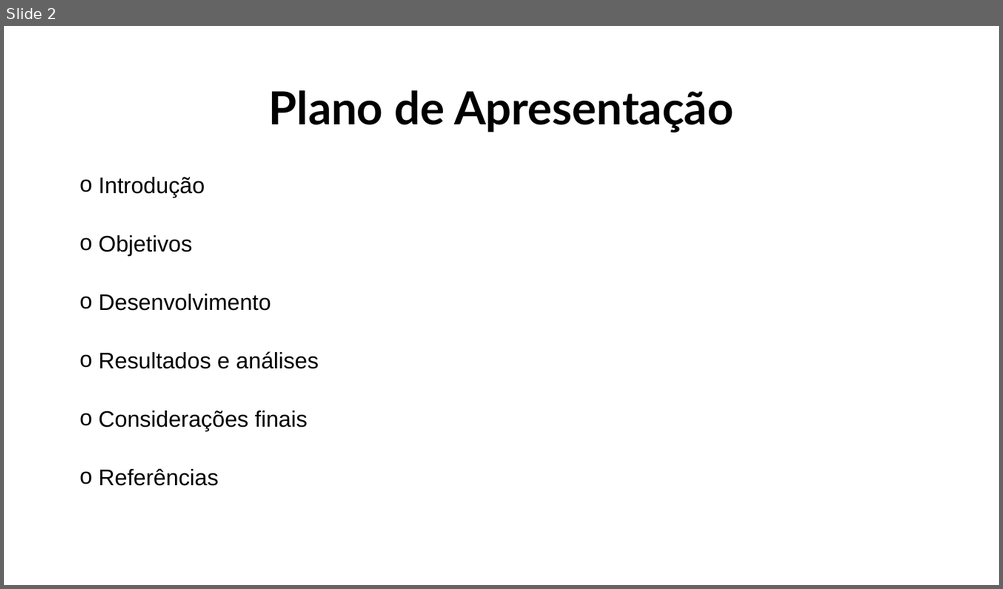
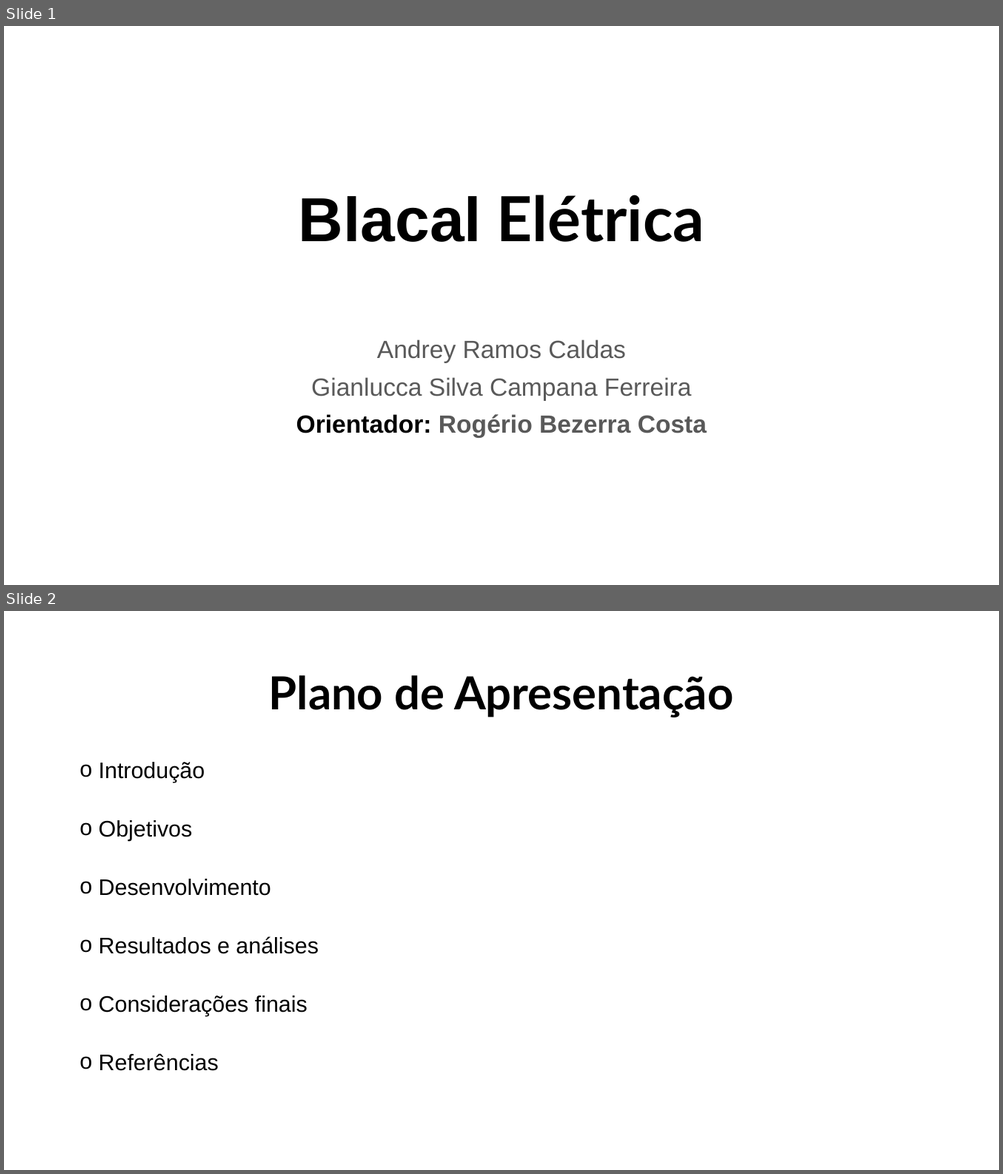
Before and after one commit to GianluccaCampana/Tcc, a slide deck: capa DVD/Modelo de Apresentacao CPS - ETEC ZL.pptx. Shown one above the other, each under a label of ours: slide 2 before the commit, slides 1 and 2 after it. The pictures are 1003x589 and 1003x1174 pixels, drawn with LibreOffice and Linux fonts; fonts in the diff are those of the drawing; background and template pictures are left out. Boxes give left, top, right and bottom in pixels: in the first picture for what was removed or moved away, otherwise in the second. Text is boxed around its words. In the diff, an @@ line names an element or a change of style, - is before the commit and + after.

```diff
--- a/capa DVD/Modelo de Apresentacao CPS - ETEC ZL.pptx
+++ b/capa DVD/Modelo de Apresentacao CPS - ETEC ZL.pptx
@@ slide 1 added at <box>4,26,999,585</box>, background #FFFFFF @@
@@ title added at <box>299,195,704,242</box>, 60 pt, text #000000, bold @@
+Blacal Elétrica
@@ subtitle added at <box>296,340,706,438</box>, 24 pt, text #595959 @@
+Andrey Ramos Caldas
+Gianlucca Silva Campana Ferreira
+Orientador: Rogério Bezerra Costa
```
Also in this commit, not shown: 1 slide changed, 11 other slides added, 5 slides removed, 6 other files.
